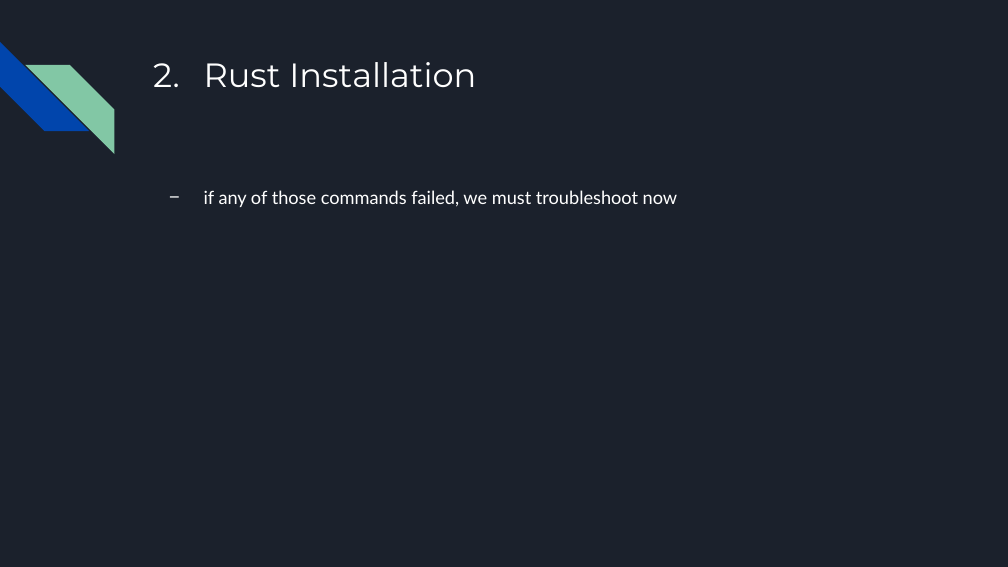
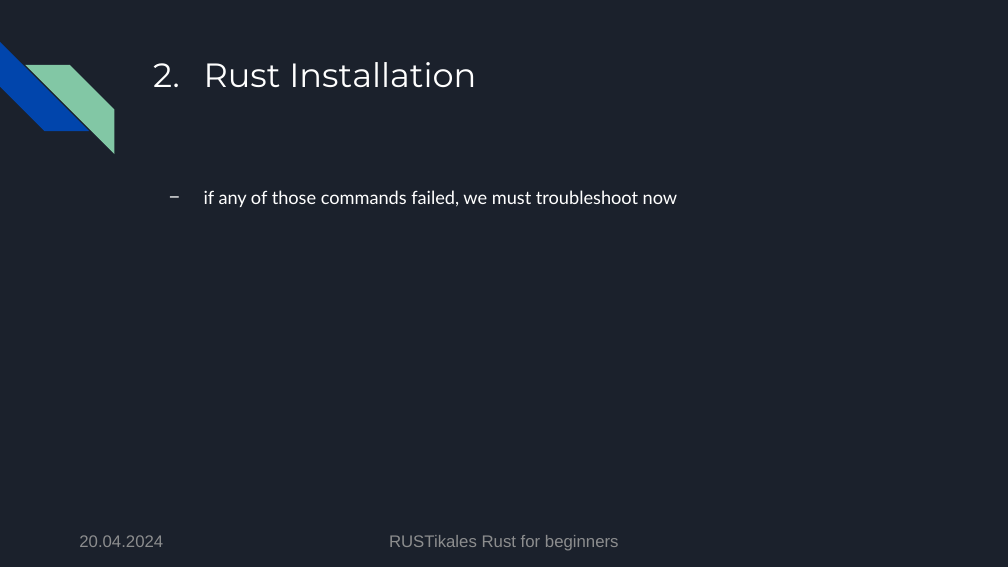
Before and after one commit to pfhaupt/progkurs, a slide deck: slide 27 of rust-beginner/01 - Installation/01 - original.pptx. Drawn at 1008x567 pixels with LibreOffice and Linux fonts; fonts in the diff are those of the drawing. Boxes give left, top, right and bottom in pixels: in the first picture for what was removed or moved away, otherwise in the second. Text is boxed around its words. In the diff, an @@ line names an element or a change of style, - is before the commit and + after.

```diff
--- a/rust-beginner/01 - Installation/01 - original.pptx
+++ b/rust-beginner/01 - Installation/01 - original.pptx
@@ text added at (79, 535, 163, 547), 12 pt, text #8D8D8F @@
+20.04.2024
@@ text added at (389, 535, 619, 551), 12 pt, text #8D8D8F @@
+RUSTikales Rust for beginners
```
Also in this commit, not shown: 49 other slides changed, 1 other file.
